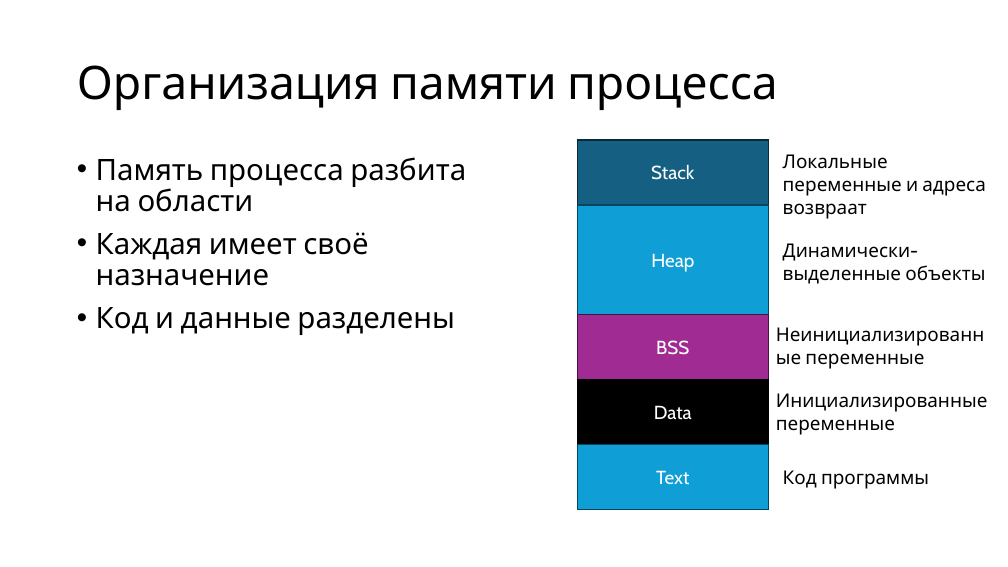
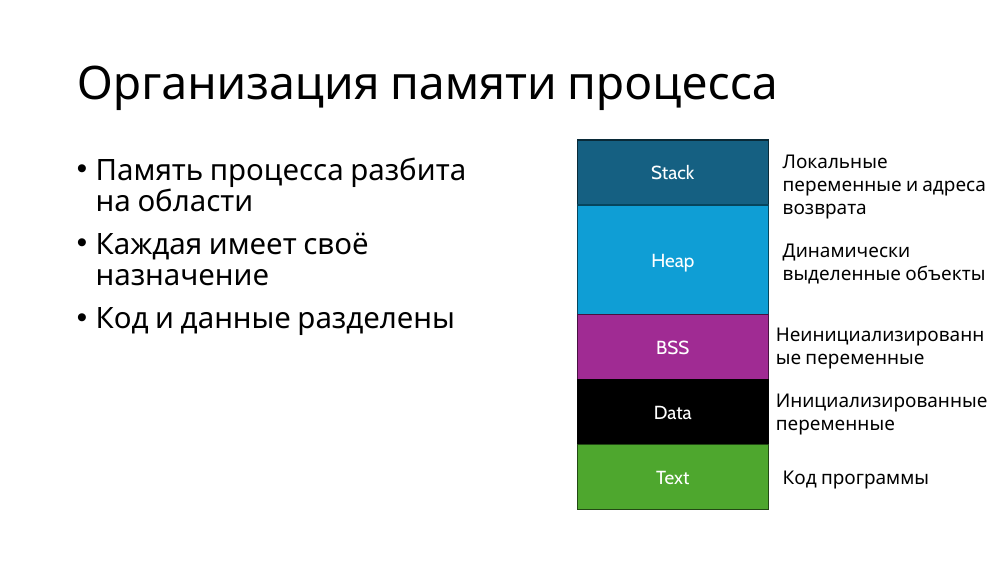
Before and after one commit to alexey-malov/mpp, a slide deck: slide 3 of lectures/11/Exploring Program Memory.pptx. Drawn at 1008x567 pixels with LibreOffice and Linux fonts; fonts in the diff are those of the drawing. Boxes give left, top, right and bottom in pixels: in the first picture for what was removed or moved away, otherwise in the second. Text is boxed around its words. In the diff, an @@ line names an element or a change of style, - is before the commit and + after.

```diff
--- a/lectures/11/Exploring Program Memory.pptx
+++ b/lectures/11/Exploring Program Memory.pptx
@@ text at box(783, 154, 986, 219): text changed @@
-Локальные переменные и адреса возвраат
+Локальные переменные и адреса возврата
@@ text at box(783, 243, 985, 284): text changed @@
-Динамически-выделенные объекты
+Динамически выделенные объекты
@@ rectangle "Text" at box(578, 445, 769, 510): fill #0F9ED5 to #4EA72E; outline #07455D 1.5 pt to #224914 1.5 pt @@
```
Also in this commit, not shown: 1 other slide changed, 2 other files.
